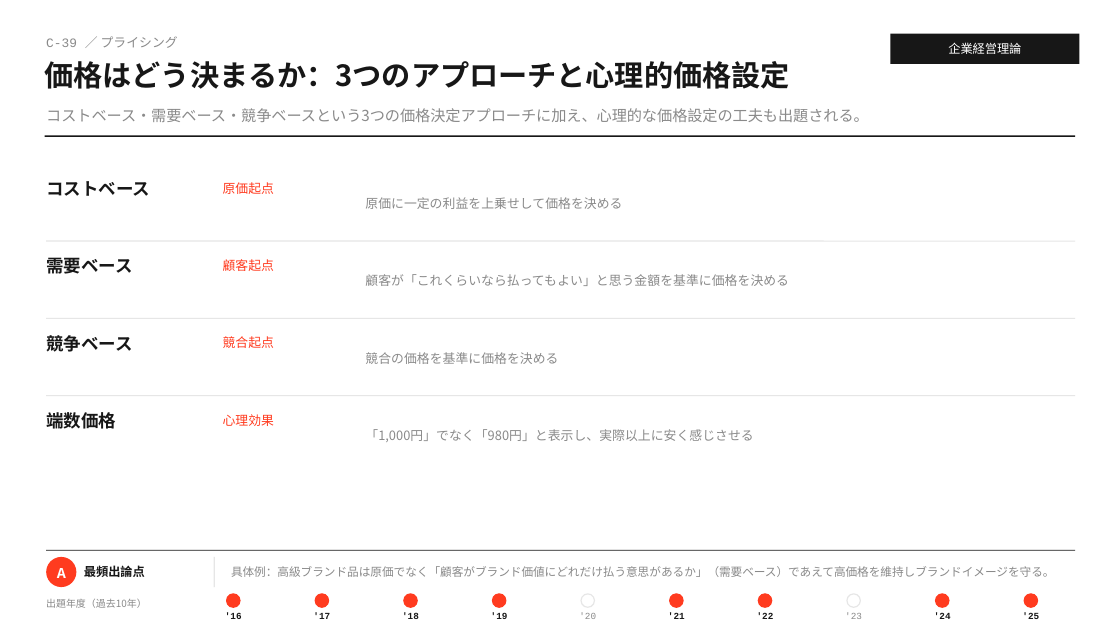
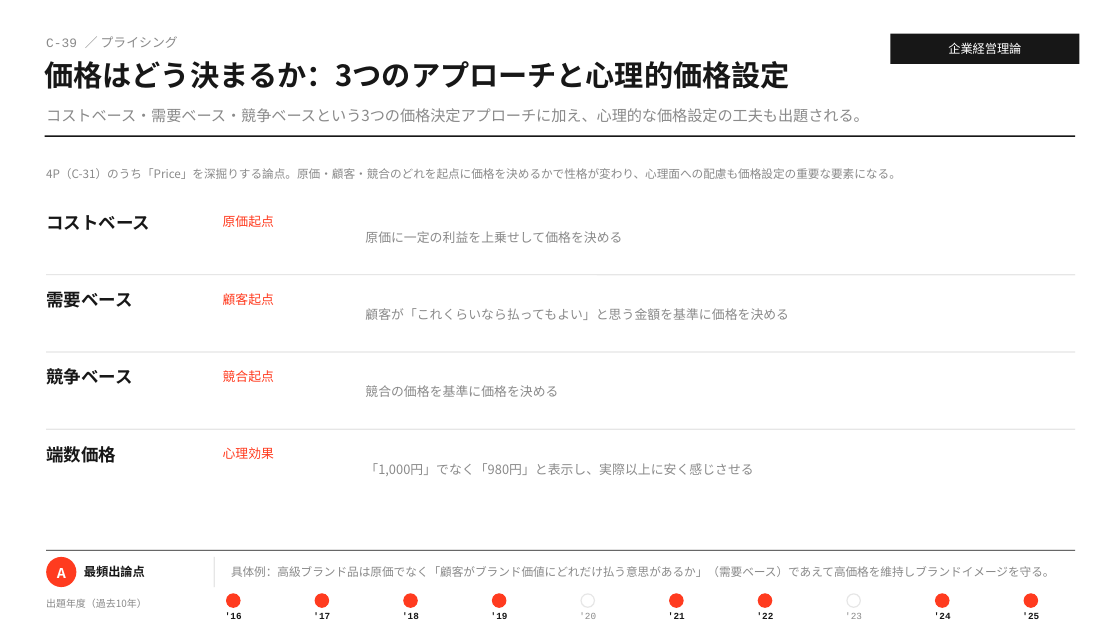
Before and after one commit to MasatoshiSano/SMEC, a slide deck: slide 74 of slides/1st_stage/C_business_administration.pptx. Drawn at 1120x630 pixels with LibreOffice and Linux fonts; fonts in the diff are those of the drawing. Boxes give left, top, right and bottom in pixels: in the first picture for what was removed or moved away, otherwise in the second. Text is boxed around its words. In the diff, an @@ line names an element or a change of style, - is before the commit and + after.

```diff
--- a/slides/1st_stage/C_business_administration.pptx
+++ b/slides/1st_stage/C_business_administration.pptx
@@ text added at (46,168,901,179), 10 pt, text #8A8A8A @@
+4P（C-31）のうち「Price」を深掘りする論点。原価・顧客・競合のどれを起点に価格を決めるかで性格が変わり、心理面への配慮も価格設定の重要な要素になる。
@@ 12 texts, 3 lines: place and size @@
-12 texts, 3 lines at (46,181,1075,442)
+12 texts, 3 lines at (46,215,1075,476)
```
Also in this commit, not shown: 7 other slides changed, 2 other files.
